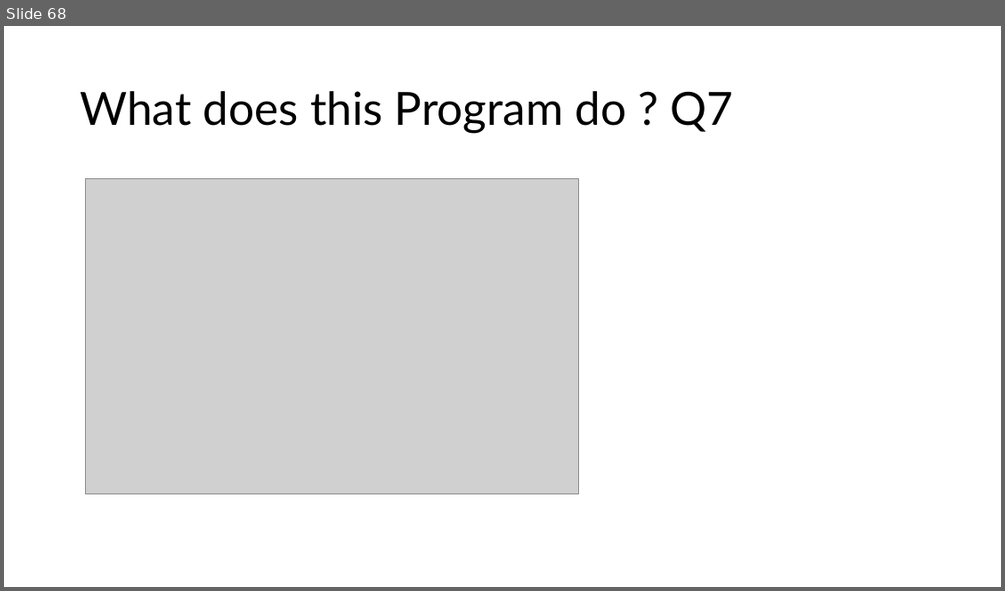
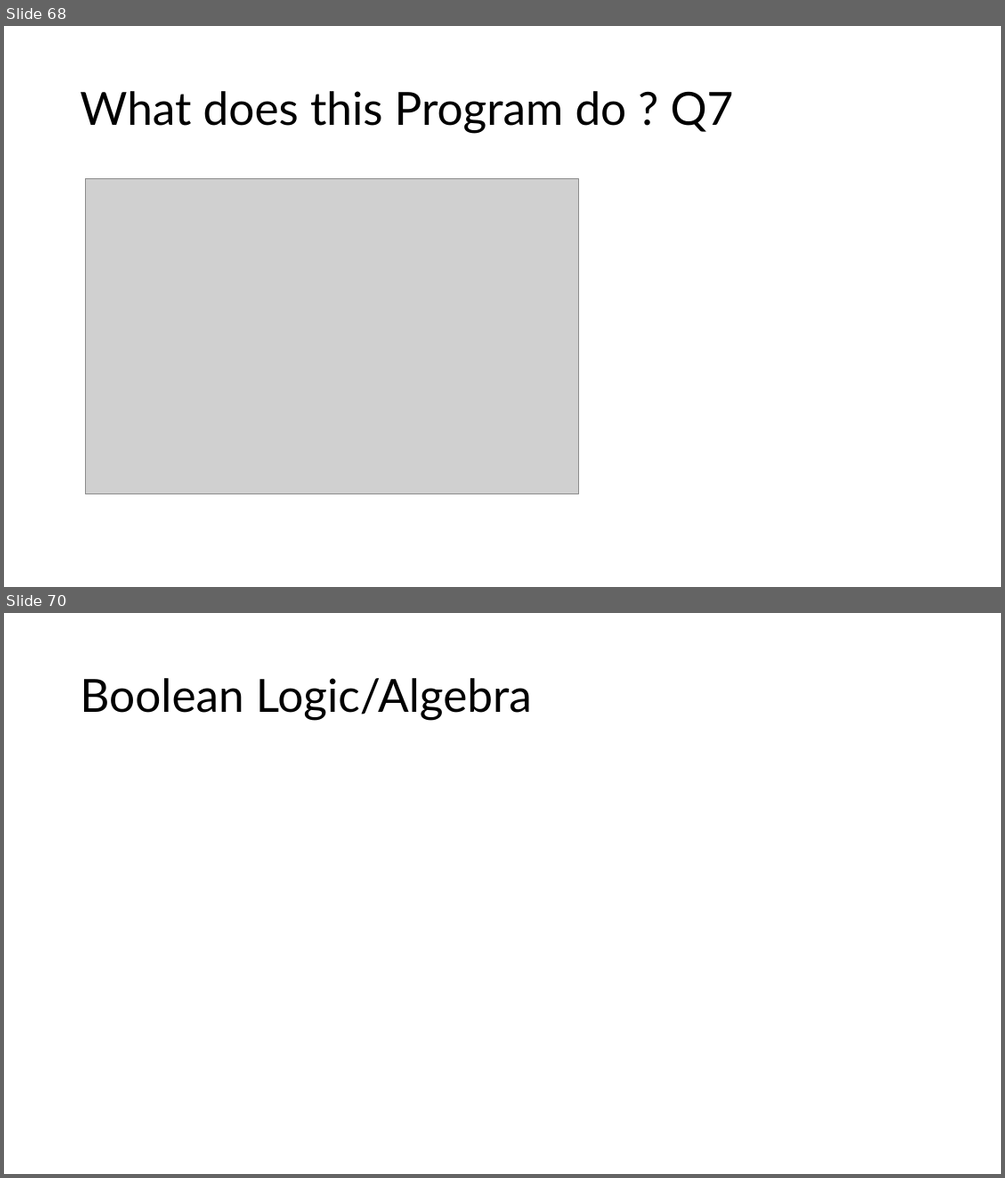
Before and after one commit to MoklaEducation/ems_winter_2025_acsl101, a slide deck: all/ExploringCSConceptsViaACSLCompetitions_all.pptx. Shown one above the other, each under a label of ours: slide 68 before the commit, slides 68 and 70 after it; the slides between them are not shown. The pictures are 1005x591 and 1005x1178 pixels, drawn with LibreOffice and Linux fonts; fonts in the diff are those of the drawing; grey boxes stand for pictures. Boxes give left, top, right and bottom in pixels: in the first picture for what was removed or moved away, otherwise in the second. Text is boxed around its words. In the diff, an @@ line names an element or a change of style, - is before the commit and + after.

Commit message:
Boolean algebra and cleanup

```diff
--- a/all/ExploringCSConceptsViaACSLCompetitions_all.pptx
+++ b/all/ExploringCSConceptsViaACSLCompetitions_all.pptx
@@ slide 70 added at box(4, 613, 1001, 1174), background #FFFFFF @@
@@ title added at box(80, 678, 532, 720), 44 pt, text #000000 @@
+Boolean Logic/Algebra
```
Also in this commit, not shown: 1 slide changed, 5 other slides added, 1 other file.
